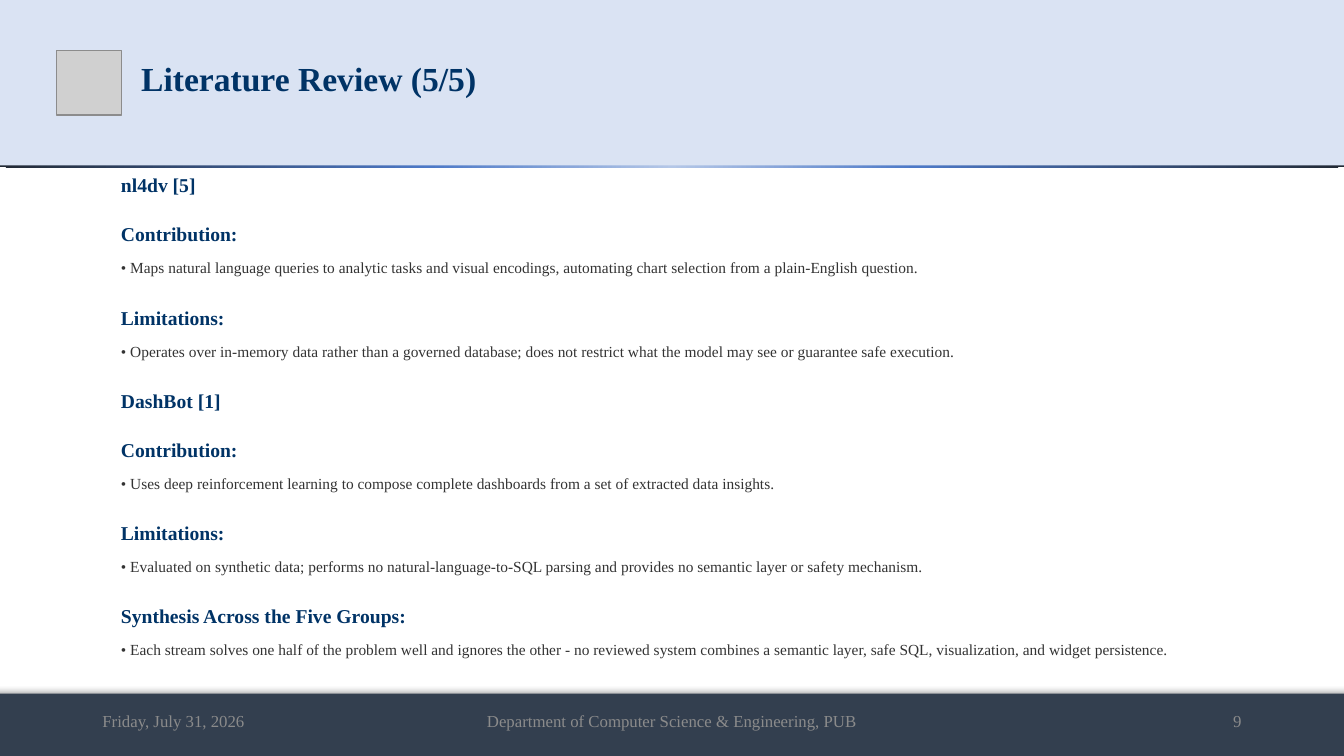
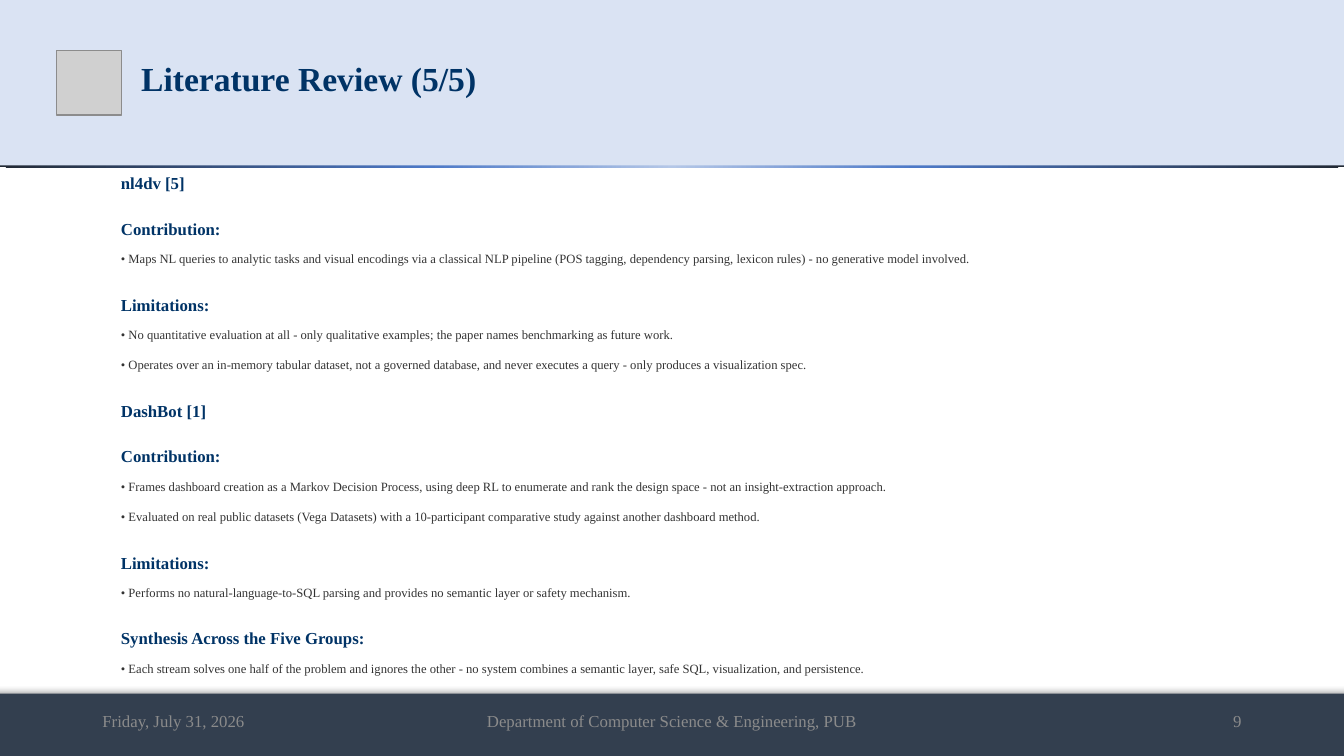
Before and after one commit to md-riaz/AEGIS-Research, a slide deck: slide 9 of docs/scripts/Md_Riaz_Mid_Defense_Final_0322310105101024.pptx. Drawn at 1344x756 pixels with LibreOffice and Linux fonts; fonts in the diff are those of the drawing; grey boxes stand for pictures. Boxes give left, top, right and bottom in pixels: in the first picture for what was removed or moved away, otherwise in the second. Text is boxed around its words. In the diff, an @@ line names an element or a change of style, - is before the commit and + after.

Commit message:
fix(presentation): correct literature-review facts and sync generator script
Nine papers had claims contradicted by their actual source PDFs: Seq2SQL's
training method and metrics, RAT-SQL/PICARD's grammar+schema-scoped decoding
(not raw SQL strings), G-SQL's rule-based (non-LLM) nature, TriSQL's real
DELETE failure rate, nl4dv's missing quantitative evaluation, DashBot's real
Vega datasets and user study (not synthetic data), NaLIR's real user study,
and BIRD's exact title and human-vs-GPT-4 numbers. Also fixed a fabricated
author list on the Veezoo/Lehmann et al. reference and reframed Gap 3 from a
false "all five emit raw SQL" claim to the real gap: no authorization concept.

Brought generate_riaz_presentation.py back in sync with every manual pptx fix
made across this project's history (title slide layout, section renames,
Veezoo correction, real benchmark results, removed comparison slide, emission-
space wording, hyphen-bullet style) plus the new literature corrections above,
so re-running the generator no longer reverts any of this.

```diff
--- a/docs/scripts/Md_Riaz_Mid_Defense_Final_0322310105101024.pptx
+++ b/docs/scripts/Md_Riaz_Mid_Defense_Final_0322310105101024.pptx
@@ text at [121, 177, 364, 648]: size 14 to 12 pt in "nl4dv [5]", "Contribution:", "Limitations:", "DashBot [1]" and 3 more places @@
@@ text at [128, 254, 969, 266]: text changed; size 11 to 9 pt @@
-• Maps natural language queries to analytic tasks and visual encodings, automating chart selection from a plain-English question.
+• Maps NL queries to analytic tasks and visual encodings via a classical NLP pipeline (POS tagging, dependency parsing, lexicon rules) - no generative model involved.
@@ text at [128, 330, 807, 372]: text changed; size 11 to 9 pt @@
-• Operates over in-memory data rather than a governed database; does not restrict what the model may see or guarantee safe execution.
+• No quantitative evaluation at all - only qualitative examples; the paper names benchmarking as future work.
+• Operates over an in-memory tabular dataset, not a governed database, and never executes a query - only produces a visualization spec.
@@ text at [128, 482, 886, 524]: text changed; size 11 to 9 pt @@
-• Uses deep reinforcement learning to compose complete dashboards from a set of extracted data insights.
+• Frames dashboard creation as a Markov Decision Process, using deep RL to enumerate and rank the design space - not an insight-extraction approach.
+• Evaluated on real public datasets (Vega Datasets) with a 10-participant comparative study against another dashboard method.
@@ text at [128, 588, 631, 600]: text changed; size 11 to 9 pt @@
-• Evaluated on synthetic data; performs no natural-language-to-SQL parsing and provides no semantic layer or safety mechanism.
+• Performs no natural-language-to-SQL parsing and provides no semantic layer or safety mechanism.
@@ text at [128, 664, 864, 676]: text changed; size 11 to 9 pt @@
-• Each stream solves one half of the problem well and ignores the other - no reviewed system combines a semantic layer, safe SQL, visualization, and widget persistence.
+• Each stream solves one half of the problem and ignores the other - no system combines a semantic layer, safe SQL, visualization, and persistence.
```
Also in this commit, not shown: 6 other slides changed, 2 other files.
